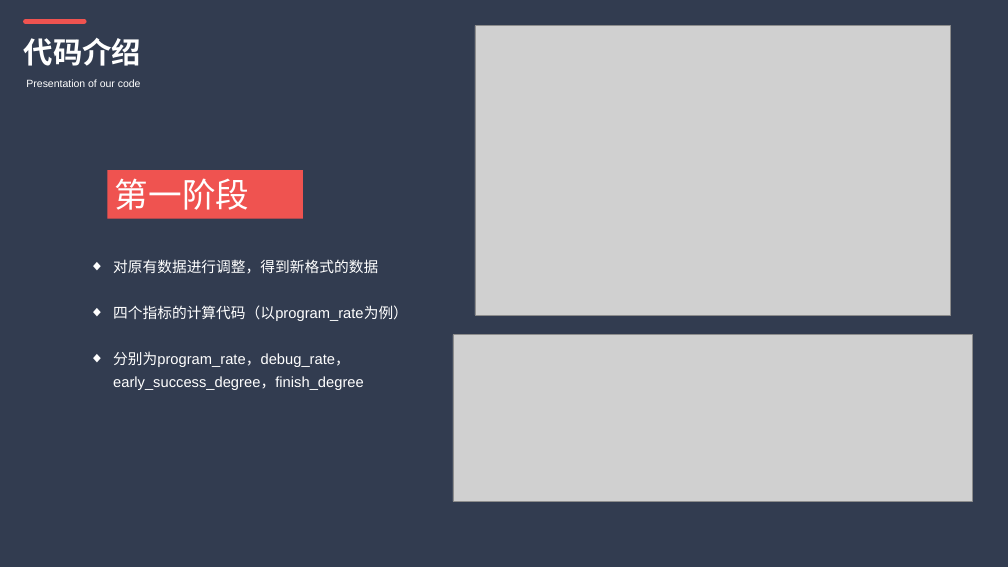
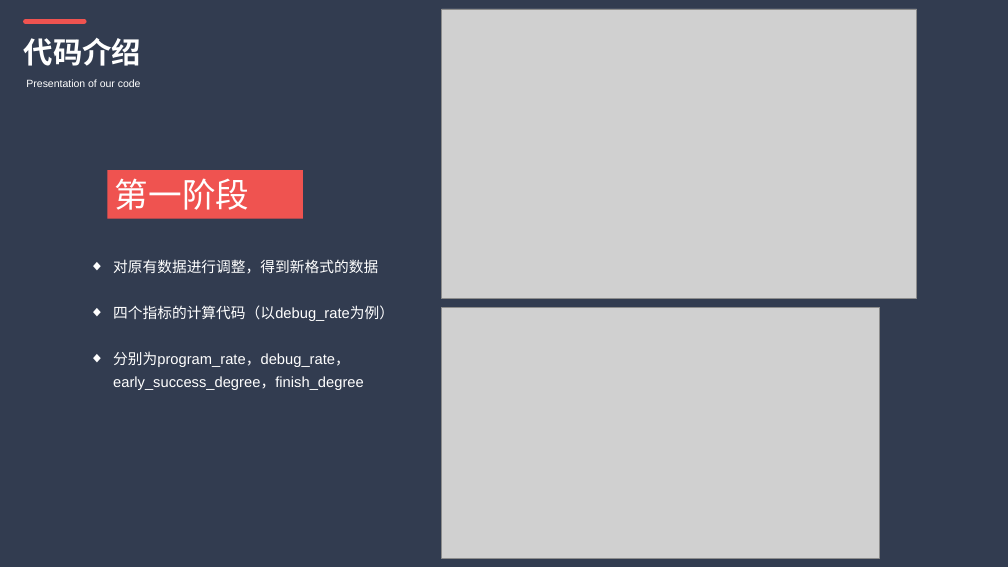
Before and after one commit to Xassago/dataScience, a slide deck: slide 8 of Documents/数据科学成果展示.pptx. Drawn at 1008x567 pixels with LibreOffice and Linux fonts; fonts in the diff are those of the drawing; grey boxes stand for pictures. Boxes give left, top, right and bottom in pixels: in the first picture for what was removed or moved away, otherwise in the second. Text is boxed around its words. In the diff, an @@ line names an element or a change of style, - is before the commit and + after.

```diff
--- a/Documents/数据科学成果展示.pptx
+++ b/Documents/数据科学成果展示.pptx
@@ picture: place and size @@
-picture at [475, 26, 950, 315]
+picture at [442, 9, 917, 299]
@@ text at [113, 305, 394, 321]: text changed @@
-◆ 四个指标的计算代码（以program_rate为例）
+◆ 四个指标的计算代码（以debug_rate为例）
@@ picture: place and size @@
-picture at [453, 335, 972, 502]
+picture at [442, 308, 879, 559]
```
Also in this commit, not shown: 2 other files.
